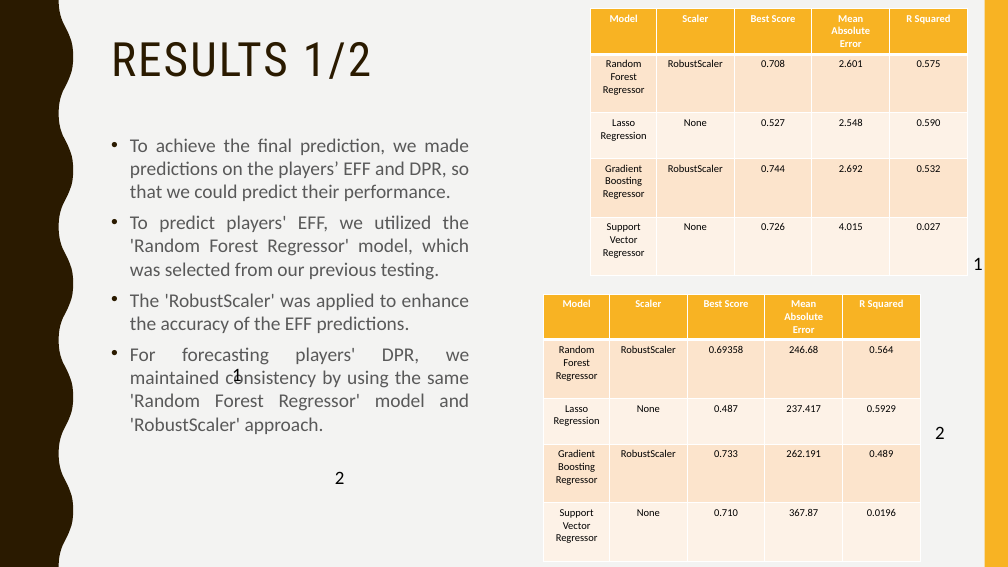
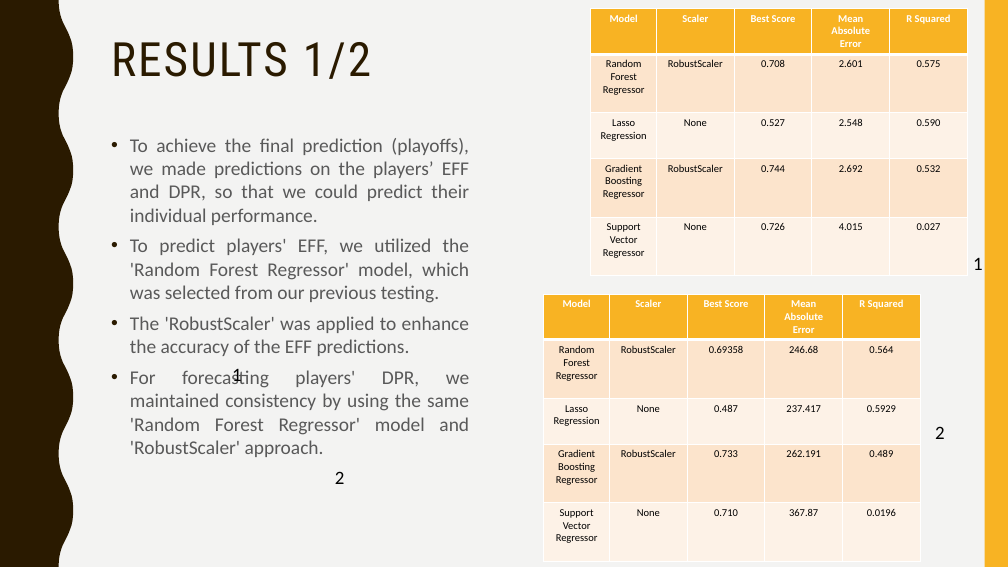
Before and after one commit to afs202005277/AC, a slide deck: slide 11 of ppt projeto.pptx. Drawn at 1008x567 pixels with LibreOffice and Linux fonts; fonts in the diff are those of the drawing. Boxes give left, top, right and bottom in pixels: in the first picture for what was removed or moved away, otherwise in the second. Text is boxed around its words. In the diff, an @@ line names an element or a change of style, - is before the commit and + after.

```diff
--- a/ppt projeto.pptx
+++ b/ppt projeto.pptx
@@ text at [130,138,469,225]: text changed @@
-• To achieve the final prediction, we made predictions on the players’ EFF and DPR, so that we could predict their performance.
+• To achieve the final prediction (playoffs), we made predictions on the players’ EFF and DPR, so that we could predict their individual performance.
```
Also in this commit, not shown: 17 other slides changed, 2 other files.
